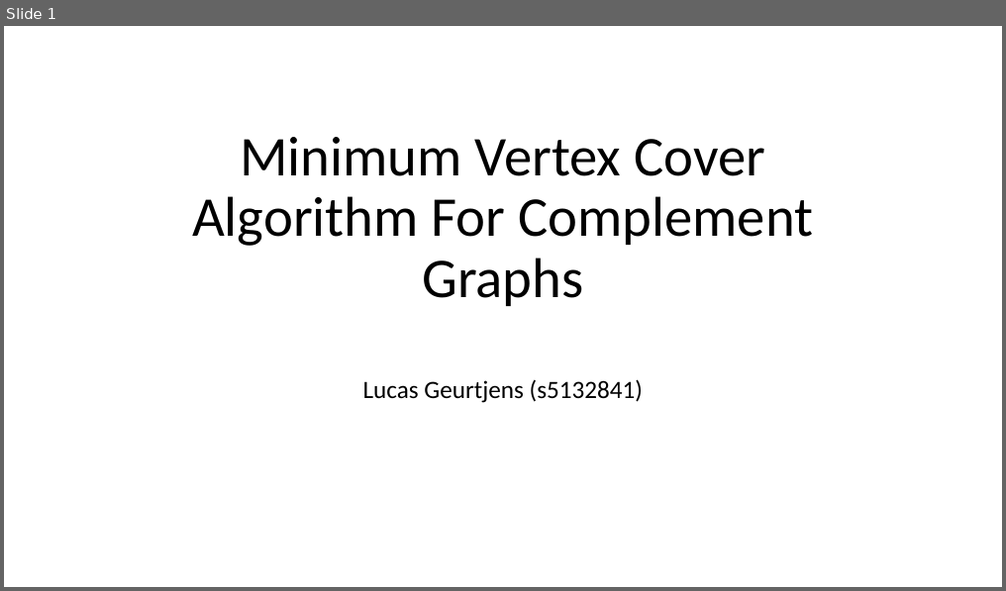
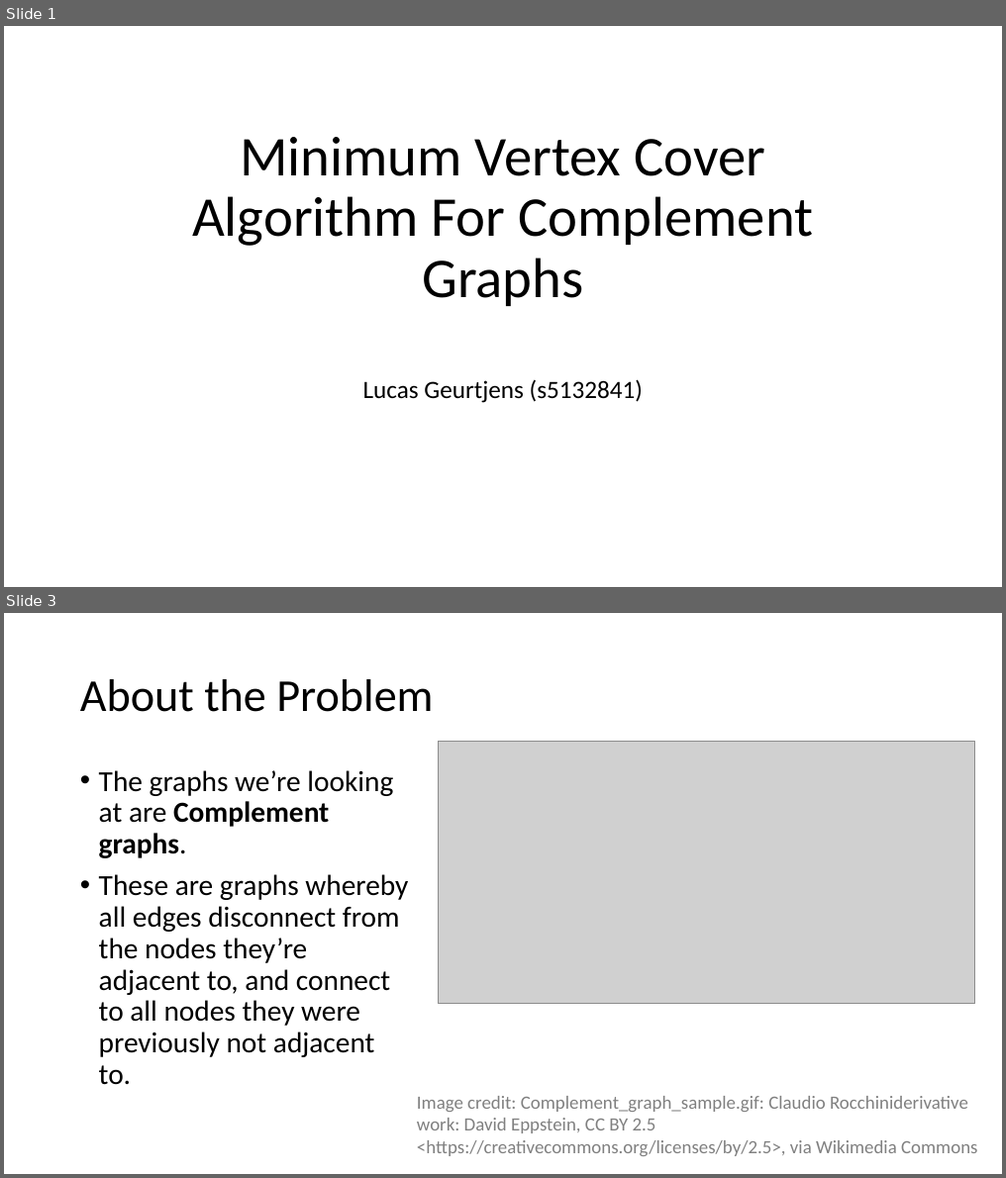
Before and after one commit to lucas-two/Advanced-Algorithms-Assignment-2, a slide deck: doc/Q5_PowerPoint.pptx. Shown one above the other, each under a label of ours: slide 1 before the commit, slides 1 and 3 after it; the slides between them are not shown. The pictures are 1006x591 and 1006x1178 pixels, drawn with LibreOffice and Linux fonts; fonts in the diff are those of the drawing; grey boxes stand for pictures. Boxes give left, top, right and bottom in pixels: in the first picture for what was removed or moved away, otherwise in the second. Text is boxed around its words. In the diff, an @@ line names an element or a change of style, - is before the commit and + after.

```diff
--- a/doc/Q5_PowerPoint.pptx
+++ b/doc/Q5_PowerPoint.pptx
@@ slide 3 added at bbox=[4, 613, 1002, 1174], background #FFFFFF @@
@@ title added at bbox=[80, 679, 433, 712], 44 pt, text #000000 @@
+About the Problem
@@ picture added at bbox=[439, 741, 976, 1004] @@
@@ text added at bbox=[99, 770, 408, 1085], 28 pt, text #000000 @@
+• The graphs we’re looking at are Complement graphs.
+• These are graphs whereby all edges disconnect from the nodes they’re adjacent to, and connect to all nodes they were previously not adjacent to.
@@ text added at bbox=[417, 1096, 977, 1157], 18 pt, text #808080 @@
+Image credit: Complement_graph_sample.gif: Claudio Rocchiniderivative work: David Eppstein, CC BY 2.5 <https://creativecommons.org/licenses/by/2.5>, via Wikimedia Commons
```
Also in this commit, not shown: 2 slides changed, 4 other slides added, 3 slides removed, 1 other file.
